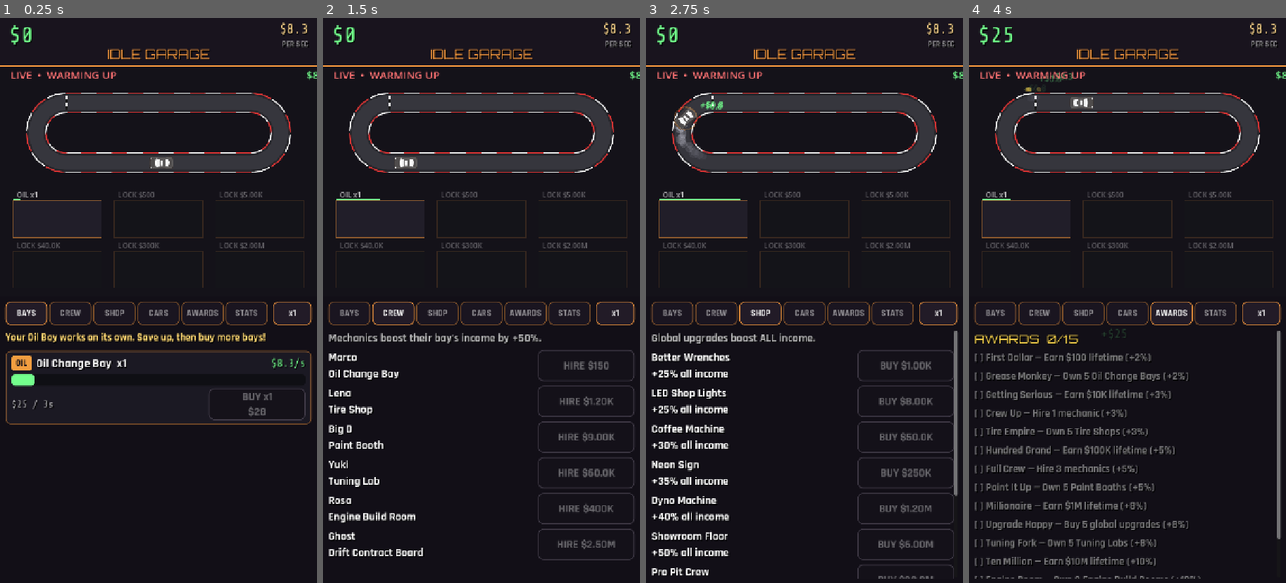
Above: before the commit, frames 1-4 (left to right).
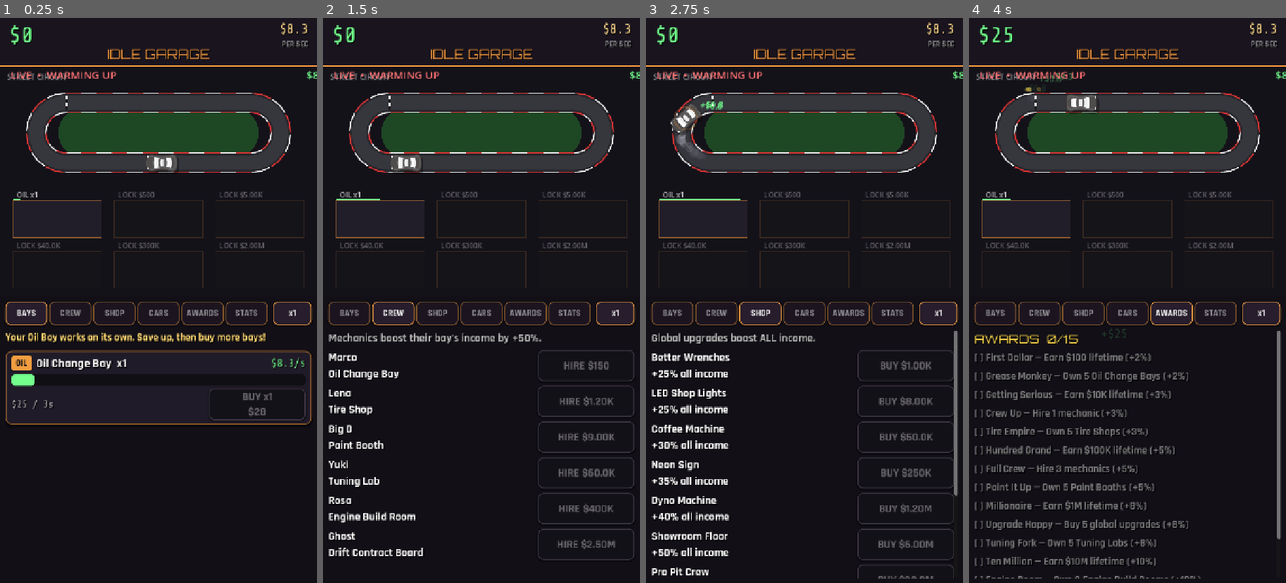
Above: after the commit, the same moments.

Repository: Thefreatbandz/idle-garage
Game: Godot game, scene res://scenes/main.tscn
The game is run twice, just before and just after one commit, with the same random seed, the same clock (stepped at 60 frames per second) and the same inputs.
Inputs:
- Up to frame 1 (0.25 s): no input
- Up to frame 2 (1.5 s): click "BAYS" at 0.5 s; click "CREW" at 1.25 s
- Up to frame 3 (2.75 s): click "SHOP" at 2 s
- Up to frame 4 (4 s): click "CARS" at 2.75 s; click "AWARDS" at 3.5 s

The runs differ from the first frame. In frame 1, 4.8% of the frame differs, in the area x 1-99%, y 9-72%; in frame 2, 4.6%; in frame 3, 4.6%; in frame 4, 4.5%.

Commit message:
v7: 20 cars, bigger sprites+shadows, 3 track themes, UI polish

Diff:
--- a/scripts/economy.gd
+++ b/scripts/economy.gd
@@ -48,18 +48,26 @@
 	{"name": "Rust Bucket", "cost": 0.0, "income": 1.0, "speed": 1.0, "style": 1.0, "move": "drift", "color": Color(0.55, 0.55, 0.58), "livery": "plain", "sprite": "res://assets/cars/car_00.png", "rarity": "regular"},
 	{"name": "Daily Beater", "cost": 2000.0, "income": 1.15, "speed": 1.05, "style": 1.1, "move": "drift", "color": Color(0.45, 0.60, 0.70), "livery": "plain", "sprite": "res://assets/cars/car_01.png", "rarity": "regular"},
 	{"name": "Street S13", "cost": 5000.0, "income": 1.3, "speed": 1.12, "style": 1.4, "move": "spin", "color": Color(0.25, 0.55, 0.95), "livery": "stripe", "sprite": "res://assets/cars/car_02.png", "rarity": "regular"},
+	{"name": "City Coupe", "cost": 12000.0, "income": 1.22, "speed": 1.08, "style": 1.2, "move": "drift", "color": Color(0.35, 0.70, 0.40), "livery": "plain", "sprite": "res://assets/cars/car_12.png", "rarity": "regular"},
+	{"name": "Night Runner", "cost": 25000.0, "income": 1.25, "speed": 1.10, "style": 1.3, "move": "drift", "color": Color(0.85, 0.75, 0.25), "livery": "plain", "sprite": "res://assets/cars/car_13.png", "rarity": "regular"},
 	# RARE — income + speed
 	{"name": "Drift AE86", "cost": 75000.0, "income": 1.7, "speed": 1.25, "style": 2.0, "move": "reverse", "color": Color(0.95, 0.95, 0.92), "livery": "twotone", "sprite": "res://assets/cars/car_03.png", "rarity": "rare"},
 	{"name": "Turbo FC", "cost": 200000.0, "income": 1.9, "speed": 1.32, "style": 2.2, "move": "spin", "color": Color(0.90, 0.55, 0.20), "livery": "stripe", "sprite": "res://assets/cars/car_04.png", "rarity": "rare"},
 	{"name": "Grip R32", "cost": 400000.0, "income": 2.0, "speed": 1.38, "style": 2.4, "move": "reverse", "color": Color(0.30, 0.35, 0.45), "livery": "number", "sprite": "res://assets/cars/car_05.png", "rarity": "rare"},
+	{"name": "Apex S2000", "cost": 150000.0, "income": 1.8, "speed": 1.30, "style": 2.1, "move": "spin", "color": Color(0.30, 0.50, 0.90), "livery": "stripe", "sprite": "res://assets/cars/car_14.png", "rarity": "rare"},
+	{"name": "Boosted 240", "cost": 300000.0, "income": 1.95, "speed": 1.35, "style": 2.3, "move": "drift", "color": Color(0.90, 0.35, 0.30), "livery": "stripe", "sprite": "res://assets/cars/car_15.png", "rarity": "rare"},
 	# EXOTIC — income + style (faster HEAT)
 	{"name": "Pro FD3S", "cost": 800000.0, "income": 2.2, "speed": 1.4, "style": 2.8, "move": "wall", "color": Color(0.95, 0.30, 0.25), "livery": "number", "sprite": "res://assets/cars/car_06.png", "rarity": "exotic"},
 	{"name": "Carbon Supra", "cost": 2000000.0, "income": 2.5, "speed": 1.45, "style": 3.2, "move": "spin", "color": Color(0.20, 0.20, 0.22), "livery": "stripe", "sprite": "res://assets/cars/car_07.png", "rarity": "exotic"},
 	{"name": "Widebody NSX", "cost": 4000000.0, "income": 2.7, "speed": 1.5, "style": 3.5, "move": "reverse", "color": Color(0.95, 0.75, 0.20), "livery": "twotone", "sprite": "res://assets/cars/car_08.png", "rarity": "exotic"},
+	{"name": "Phantom GT", "cost": 1500000.0, "income": 2.4, "speed": 1.42, "style": 3.0, "move": "spin", "color": Color(0.35, 0.65, 0.40), "livery": "number", "sprite": "res://assets/cars/car_16.png", "rarity": "exotic"},
+	{"name": "Velocity Z", "cost": 3000000.0, "income": 2.6, "speed": 1.48, "style": 3.3, "move": "reverse", "color": Color(0.35, 0.50, 0.90), "livery": "twotone", "sprite": "res://assets/cars/car_17.png", "rarity": "exotic"},
 	# LEGENDARY — everything, unique moves
 	{"name": "Legend R34", "cost": 8000000.0, "income": 3.0, "speed": 1.6, "style": 4.0, "move": "spin", "color": Color(0.35, 0.45, 0.95), "livery": "number", "sprite": "res://assets/cars/car_09.png", "rarity": "legendary"},
 	{"name": "Midnight S15", "cost": 15000000.0, "income": 3.5, "speed": 1.7, "style": 4.5, "move": "wall", "color": Color(0.15, 0.10, 0.35), "livery": "stripe", "sprite": "res://assets/cars/car_10.png", "rarity": "legendary"},
 	{"name": "Godzilla R35", "cost": 30000000.0, "income": 4.0, "speed": 1.8, "style": 5.0, "move": "spin", "color": Color(0.90, 0.90, 0.92), "livery": "number", "sprite": "res://assets/cars/car_11.png", "rarity": "legendary"},
+	{"name": "Emperor EVO", "cost": 12000000.0, "income": 3.3, "speed": 1.65, "style": 4.3, "move": "wall", "color": Color(0.85, 0.75, 0.25), "livery": "stripe", "sprite": "res://assets/cars/car_18.png", "rarity": "legendary"},
+	{"name": "Titan GTR", "cost": 25000000.0, "income": 3.8, "speed": 1.75, "style": 4.8, "move": "spin", "color": Color(0.90, 0.35, 0.30), "livery": "number", "sprite": "res://assets/cars/car_19.png", "rarity": "legendary"},
 ]
 
 const RARITY_COLORS := {
--- a/scripts/main.gd
+++ b/scripts/main.gd
@@ -13,7 +13,7 @@
 var stars := 0  # prestige: reputation stars
 var prestige_count := 0
 var achievements := []  # unlocked indices into Economy.ACHIEVEMENTS
-var cars_owned := [true, false, false, false, false, false, false, false, false, false, false, false]
+var cars_owned := [true, false, false, false, false, false, false, false, false, false, false, false, false, false, false, false, false, false, false, false]
 var cars_equipped := [0, 0, 0, 0, 0, 0]  # car index per generator bay
 var style_meter := 0.0  # 0..100, fills from drifting
 var heat_timer := 0.0  # >0 = 2x HEAT bonus active
@@ -259,8 +259,8 @@
 	stars = int(d.get("stars", 0))
 	prestige_count = int(d.get("prestige_count", 0))
 	achievements = d.get("achievements", [])
-	var co: Array = d.get("cars_owned", [true, false, false, false, false, false, false, false, false, false, false, false])
-	for i in range(12):
+	var co: Array = d.get("cars_owned", [true, false, false, false, false, false, false, false, false, false, false, false, false, false, false, false, false, false, false, false])
+	for i in range(20):
 		cars_owned[i] = bool(co[i]) if i < co.size() else (i == 0)
 	var ce: Array = d.get("cars_equipped", [0, 0, 0, 0, 0, 0])
 	for i in range(6):
--- a/scripts/race_preview.gd
+++ b/scripts/race_preview.gd
@@ -34,7 +34,7 @@
 func _ready() -> void:
 	_perimeter = 4.0 * _straight + 2.0 * PI * _radius
 	mouse_filter = Control.MOUSE_FILTER_IGNORE
-	for i in range(12):
+	for i in range(20):
 		var path := "res://assets/cars/car_%02d.png" % i
 		if ResourceLoader.exists(path):
 			_car_tex.append(load(path))
@@ -241,27 +241,64 @@
 	d -= c
 	return PI + d / _radius
 
+func _track_theme() -> Dictionary:
+	# 0=street, 1=neon (6+ cars), 2=championship (1+ star)
+	var tier := 0
+	if game:
+		var owned_cars := 0
+		for c in game.cars_owned:
+			if c:
+				owned_cars += 1
+		if int(game.stars) >= 1:
+			tier = 2
+		elif owned_cars >= 6:
+			tier = 1
+	match tier:
+		1:
+			return {"name": "NEON NIGHTS", "curb_a": Color(0.2, 0.9, 1.0), "curb_b": Color(0.9, 0.2, 0.9),
+				"asphalt": Color(0.10, 0.10, 0.14), "asphalt_hi": Color(0.16, 0.16, 0.20),
+				"bg": Color(0.05, 0.05, 0.10), "glow": Color(0.2, 0.8, 1.0, 0.3)}
+		2:
+			return {"name": "CHAMPIONSHIP", "curb_a": Color(1.0, 0.8, 0.2), "curb_b": Color(0.95, 0.95, 0.95),
+				"asphalt": Color(0.14, 0.13, 0.12), "asphalt_hi": Color(0.20, 0.19, 0.18),
+				"bg": Color(0.08, 0.07, 0.06), "glow": Color(1.0, 0.8, 0.2, 0.25)}
+	return {"name": "STREET CIRCUIT", "curb_a": Color(0.85, 0.20, 0.20), "curb_b": Color(0.92, 0.92, 0.92),
+		"asphalt": Color(0.15, 0.15, 0.17), "asphalt_hi": Color(0.21, 0.21, 0.24),
+		"bg": Color(0.08, 0.07, 0.10), "glow": Color(0, 0, 0, 0)}
+
 func _draw() -> void:
 	var w := size.x
-	draw_rect(Rect2(0, 0, w, size.y), Color(0.08, 0.07, 0.10))
-	# track: outer curb (red/white), then asphalt
+	var theme := _track_theme()
+	draw_rect(Rect2(0, 0, w, size.y), theme["bg"])
+	# infield grass with subtle texture
 	var pts := PackedVector2Array()
 	var n := 72
 	for i in range(n + 1):
 		pts.append(_track_pos(float(i) / float(n)))
-	# red/white curb effect: alternate segments
+	# grass infield (fill inside track)
+	var inner := PackedVector2Array()
+	for i in range(n + 1):
+		inner.append(_track_pos(float(i) / float(n)) * 0.82 + Vector2(_cx * 0.18, _cy * 0.18))
+	draw_colored_polygon(inner, Color(0.12, 0.28, 0.14))
+	# track: curb, then asphalt with theme colors
 	for i in range(0, n, 2):
 		var seg := PackedVector2Array([pts[i], pts[i + 1], pts[i + 2] if i + 2 <= n else pts[n]])
-		var curb_col := Color(0.85, 0.20, 0.20) if (i / 2) % 2 == 0 else Color(0.92, 0.92, 0.92)
+		var curb_col: Color = theme["curb_a"] if (i / 2) % 2 == 0 else theme["curb_b"]
 		if seg.size() >= 2:
 			draw_polyline(seg, curb_col, 46.0, true)
-	draw_polyline(pts, Color(0.15, 0.15, 0.17), 40.0, true)
-	draw_polyline(pts, Color(0.21, 0.21, 0.24), 32.0, true)
+	draw_polyline(pts, theme["asphalt"], 40.0, true)
+	draw_polyline(pts, theme["asphalt_hi"], 32.0, true)
+	# theme glow under track
+	if (theme["glow"] as Color).a > 0:
+		draw_polyline(pts, theme["glow"], 52.0, true)
 	# checkered start/finish line
 	var sf := _track_pos(0.0)
 	for k in range(4):
 		var ck := Color(1, 1, 1) if k % 2 == 0 else Color(0.1, 0.1, 0.1)
 		draw_rect(Rect2(sf + Vector2(-3, -16 + k * 8), Vector2(6, 8)), ck)
+	# theme label
+	draw_string(ThemeDB.fallback_font, Vector2(16, 30), theme["name"],
+		HORIZONTAL_ALIGNMENT_LEFT, -1, 18, Color(1, 1, 1, 0.5))
 	# bays
 	if game:
 		for i in range(6):
@@ -343,7 +380,11 @@
 	# sprite (Kenney, faces up) — rotate so its nose follows travel dir
 	var tex: Texture2D = _car_tex[car_idx] if car_idx < _car_tex.size() else null
 	if tex != null:
-		draw_set_transform(p, yaw + PI * 0.5, Vector2(0.42, 0.42))
+		# drop shadow for depth
+		draw_set_transform(p + Vector2(4, 6), yaw + PI * 0.5, Vector2(0.55, 0.55))
+		draw_texture(tex, -tex.get_size() * 0.5, Color(0, 0, 0, 0.35))
+		# car body (bigger so spoilers/details read)
+		draw_set_transform(p, yaw + PI * 0.5, Vector2(0.55, 0.55))
 		draw_texture(tex, -tex.get_size() * 0.5)
 		draw_set_transform(Vector2.ZERO, 0.0, Vector2.ONE)
 	else:
--- a/scripts/ui.gd
+++ b/scripts/ui.gd
@@ -119,13 +119,17 @@
 	b.add_theme_font_override("font", FONT_HUD)
 	b.add_theme_color_override("font_color", Color(1, 1, 1, 0.95))
 	var sb := StyleBoxFlat.new()
-	sb.bg_color = Color(0.14, 0.11, 0.16, 0.9)
-	sb.border_color = Color(1.0, 0.62, 0.25, 0.85)
+	sb.bg_color = Color(0.16, 0.12, 0.18, 0.95)
+	sb.border_color = Color(1.0, 0.65, 0.28, 0.9)
 	sb.set_border_width_all(2)
 	sb.set_corner_radius_all(12)
+	sb.shadow_color = Color(0, 0, 0, 0.4)
+	sb.shadow_size = 4
+	sb.shadow_offset = Vector2(0, 2)
 	b.add_theme_stylebox_override("normal", sb)
 	var sbp := sb.duplicate() as StyleBoxFlat
-	sbp.bg_color = Color(0.85, 0.45, 0.16, 0.95)
+	sbp.bg_color = Color(0.90, 0.48, 0.18, 0.98)
+	sbp.border_color = Color(1.0, 0.80, 0.40, 1.0)
 	b.add_theme_stylebox_override("pressed", sbp)
 	b.add_theme_stylebox_override("hover", sb)
 	b.add_theme_stylebox_override("focus", StyleBoxEmpty.new())
@@ -153,10 +157,13 @@
 		var card := PanelContainer.new()
 		card.custom_minimum_size = Vector2(680, 150)
 		var sb := StyleBoxFlat.new()
-		sb.bg_color = Color(0.11, 0.10, 0.14, 0.95)
-		sb.border_color = Color(1.0, 0.62, 0.25, 0.4)
+		sb.bg_color = Color(0.13, 0.11, 0.16, 0.97)
+		sb.border_color = Color(1.0, 0.62, 0.25, 0.55)
 		sb.set_border_width_all(2)
-		sb.set_corner_radius_all(12)
+		sb.set_corner_radius_all(14)
+		sb.shadow_color = Color(0, 0, 0, 0.5)
+		sb.shadow_size = 6
+		sb.shadow_offset = Vector2(0, 3)
 		sb.content_margin_left = 14
 		sb.content_margin_right = 14
 		sb.content_margin_top = 10
@@ -322,10 +329,13 @@
 		var card := PanelContainer.new()
 		card.custom_minimum_size = Vector2(680, 170)
 		var sb := StyleBoxFlat.new()
-		sb.bg_color = Color(0.11, 0.10, 0.14, 0.95)
-		sb.border_color = Color(1.0, 0.62, 0.25, 0.4)
+		sb.bg_color = Color(0.13, 0.11, 0.16, 0.97)
+		sb.border_color = Color(1.0, 0.62, 0.25, 0.55)
 		sb.set_border_width_all(2)
-		sb.set_corner_radius_all(12)
+		sb.set_corner_radius_all(14)
+		sb.shadow_color = Color(0, 0, 0, 0.5)
+		sb.shadow_size = 6
+		sb.shadow_offset = Vector2(0, 3)
 		sb.content_margin_left = 14
 		sb.content_margin_right = 14
 		sb.content_margin_top = 10
Binary file added: assets/cars/car_12.png
Not shown, added: assets/cars/car_12.png.import
Binary file added: assets/cars/car_13.png
Not shown, added: assets/cars/car_13.png.import
Binary file added: assets/cars/car_14.png
Not shown, added: assets/cars/car_14.png.import
Binary file added: assets/cars/car_15.png
Not shown, added: assets/cars/car_15.png.import
Binary file added: assets/cars/car_16.png
Not shown, added: assets/cars/car_16.png.import
Binary file added: assets/cars/car_17.png
Not shown, added: assets/cars/car_17.png.import
(and 8 more such lines)
